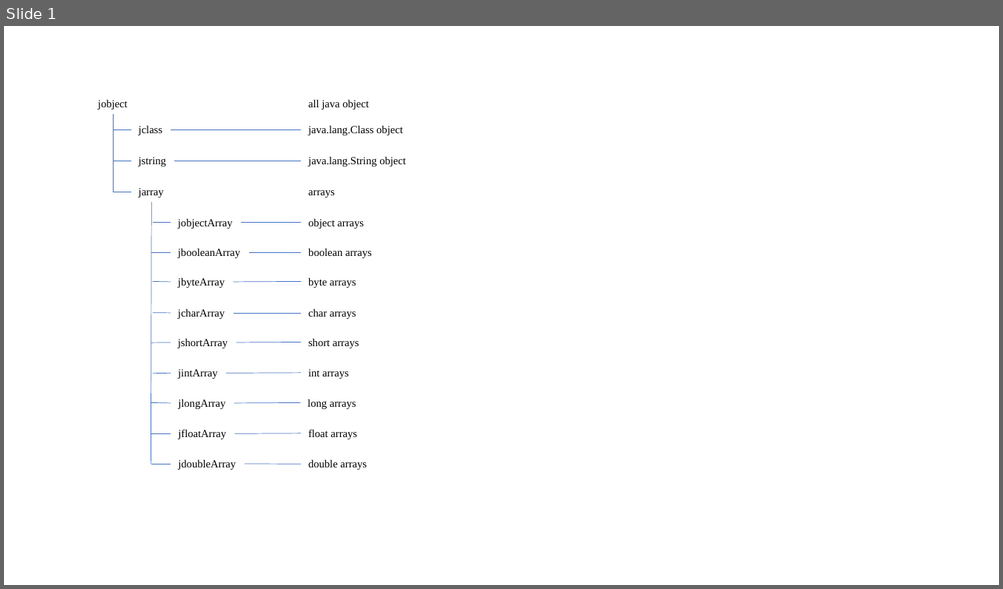
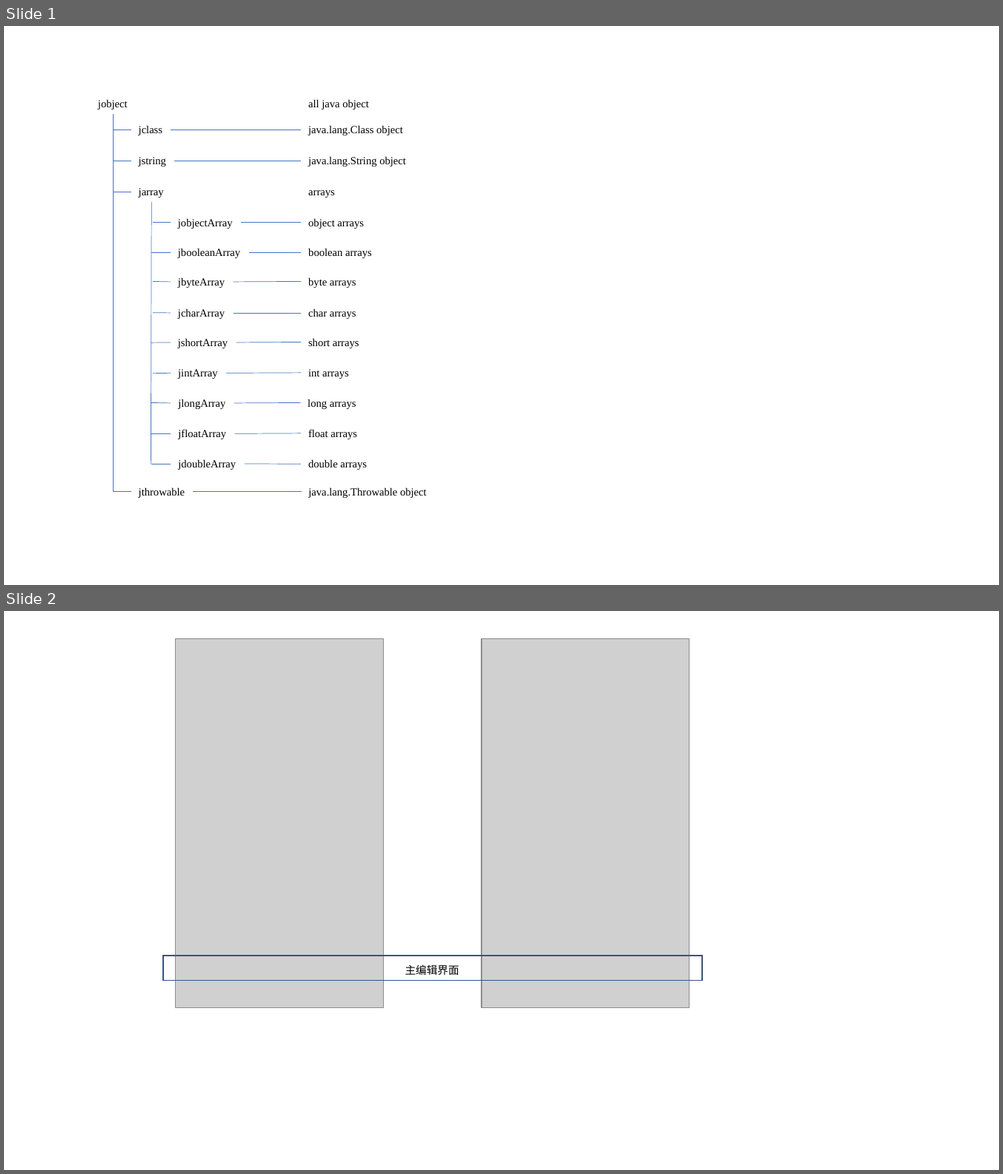
Before and after one commit to XuJian1252878/Photor, a slide deck: android/final/image/2/演示文稿1.pptx. Shown one above the other, each under a label of ours: slide 1 before the commit, slides 1 and 2 after it. The pictures are 1003x589 and 1003x1174 pixels, drawn with LibreOffice and Linux fonts; fonts in the diff are those of the drawing; grey boxes stand for pictures. Boxes give left, top, right and bottom in pixels: in the first picture for what was removed or moved away, otherwise in the second. Text is boxed around its words. In the diff, an @@ line names an element or a change of style, - is before the commit and + after.

```diff
--- a/android/final/image/2/演示文稿1.pptx
+++ b/android/final/image/2/演示文稿1.pptx
@@ slide 2 added at <box>4,611,999,1170</box>, background #FFFFFF @@
@@ picture added at <box>176,639,383,1008</box> @@
@@ picture added at <box>481,639,689,1008</box> @@
@@ rectangle added at <box>163,956,702,980</box>, outline #325491 1 pt @@
@@ text added at <box>405,965,459,976</box>, 10.5 pt, text #000000 @@
+主编辑界面
@@ slide 1 changed as well @@
@@ line added from (113, 192) to (113, 492), #4472C4 0.5 pt @@
@@ text added at <box>139,488,185,498</box>, 10.5 pt, text #000000 @@
+jthrowable
@@ text added at <box>308,488,427,498</box>, 10.5 pt, text #000000 @@
+java.lang.Throwable object
@@ line added from (113, 492) to (131, 492), #4472C4 0.5 pt @@
@@ line added from (193, 492) to (301, 492), #4472C4 0.5 pt @@
```
Also in this commit, not shown: 5 other files.
